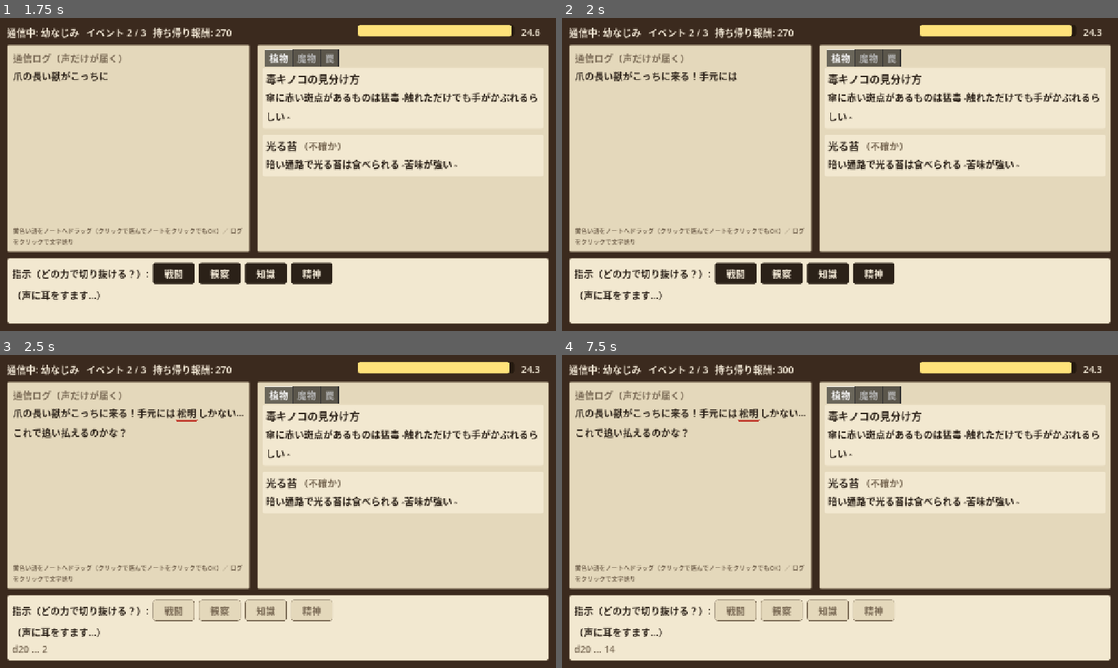
Above: before the commit, frames 1-4 (two rows, left to right).
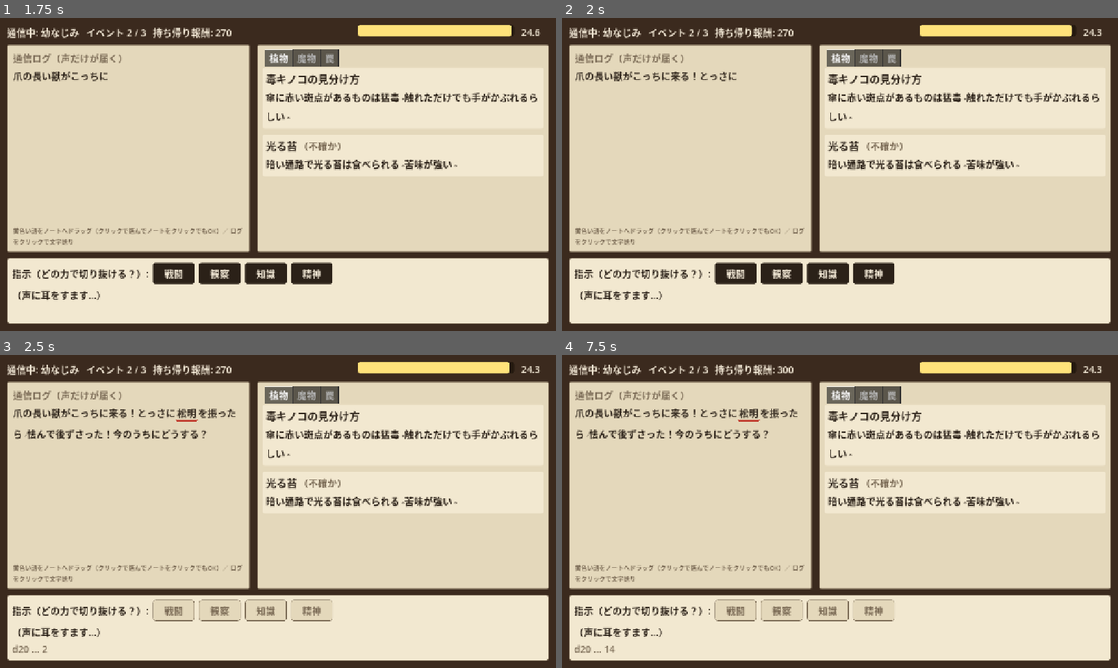
Above: after the commit, the same moments.

Repository: syamisenn99-lab/Game
Game: Godot game, scene res://scenes/matching_screen.tscn
Same seed, same stepped clock (60 frames per second), same inputs: the game is played once before the commit and once after it.
Inputs:
- Up to frame 1 (1.75 s): click "戦闘" at 0.5 s; click "次へ" at 1.25 s
- Up to frame 2 (2 s): no input
- Up to frame 3 (2.5 s): click "観察" at 2 s
- Up to frame 4 (7.5 s): click "次へ" at 2.75 s; click "知識" at 3.5 s; click "探索を終える" at 4.25 s; click "もう一度" at 5 s; click "精神" at 5.75 s; click "次へ" at 6.5 s; click "戦闘" at 7.25 s

Frame 1 is identical in both runs. In frame 2, 0.1% of the frame differs, in the area x 24-32%, y 17-21%; in frame 3, 0.9%, in the area x 2-44%, y 17-27%; in frame 4, 0.9%.

Commit message:
Fix beast event: fill the blank from an observed fact, not a guess
Co-Authored-By: Claude Sonnet 5.5 <noreply@anthropic.com>
Claude-Session: https://claude.ai/code/session_01DXSyhC2LfiPCYbHqKMgMiF

Diff:
--- a/scripts/data/sample_data.gd
+++ b/scripts/data/sample_data.gd
@@ -47,12 +47,13 @@
 
 
 static func _entry_event_beast() -> EventDef:
+	# 穴を埋める根拠は、冒険者が「実際に見たこと」（松明で怯んだ）。推測では埋めない。
 	return _event(&"e2_beast",
-		"爪の長い獣がこっちに来る！手元には[kw:torch]松明[/kw]しかない…これで追い払えるのかな？",
+		"爪の長い獣がこっちに来る！とっさに[kw:torch]松明[/kw]を振ったら、怯んで後ずさった！今のうちにどうする？",
 		&"battle", 13, {&"torch": &"beast_aversion"},
-		"…火を嫌う、ってノートに書いてあった。追い払える！",
-		"松明を振りかざしたら、獣は唸って去っていったよ。",
-		"獣に飛びかかられて、荷物の一部を落としちゃった…")
+		"松明で怯んだ…ってことは、火が苦手なんだ！ノートに書いておくね。",
+		"火を突きつけながら押し返したら、獣は唸って去っていったよ。",
+		"押し切れなくて、飛びかかられて荷物の一部を落としちゃった…")
 
 
 static func _entry(id: StringName, page: StringName, title: String, body: String,
Not shown, changed: docs/MVP_MATCHING_SCREEN.md
